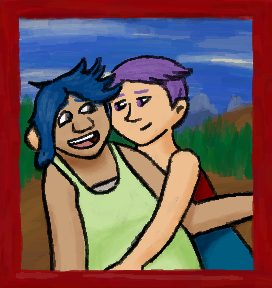
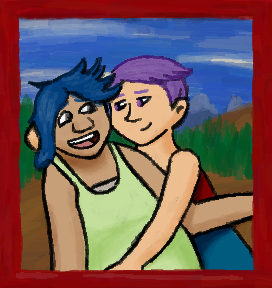
Two versions of the same layered image (272 x 288). Layer-by-layer changes:
painted on "ink" over [27, 55, 193, 171]
painted on "shading" over [192, 174, 232, 267]
